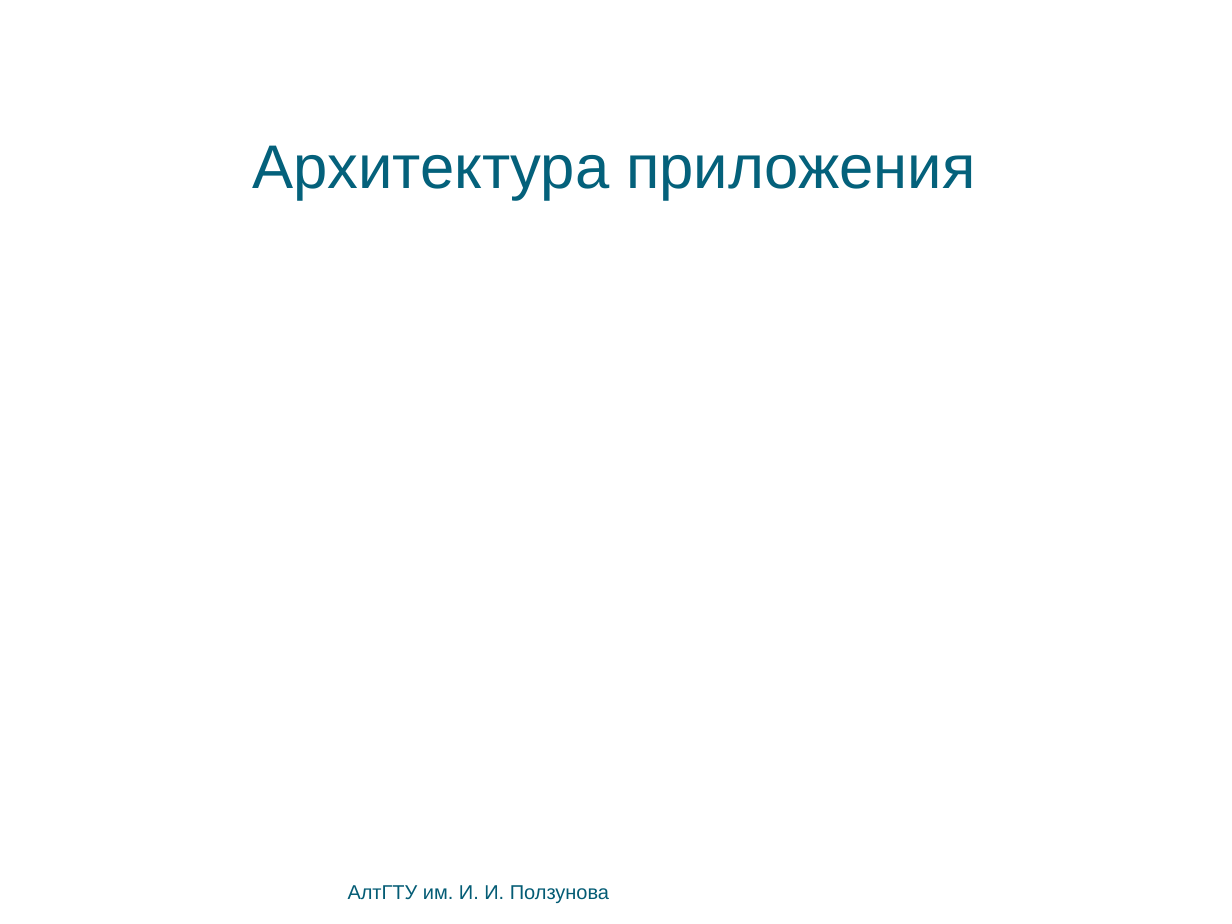
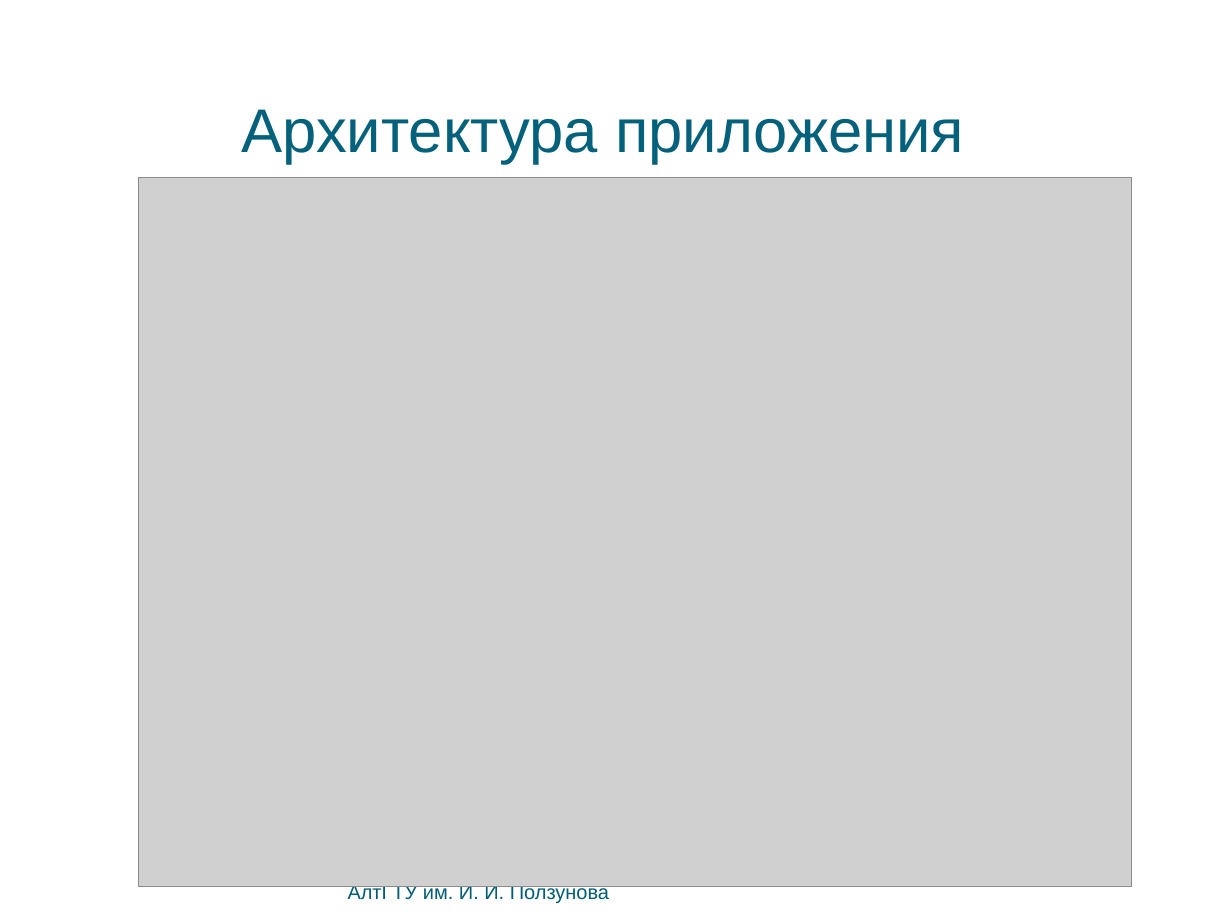
Before and after one commit to bluerain/snoopy, a slide deck: slide 7 of diploma/trunk/ppt/starovoitov.ppt. Drawn at 1232x924 pixels with LibreOffice and Linux fonts; fonts in the diff are those of the drawing; grey boxes stand for pictures; background and template pictures are left out. Boxes give left, top, right and bottom in pixels: in the first picture for what was removed or moved away, otherwise in the second. Text is boxed around its words. In the diff, an @@ line names an element or a change of style, - is before the commit and + after.

```diff
--- a/diploma/trunk/ppt/starovoitov.ppt
+++ b/diploma/trunk/ppt/starovoitov.ppt
@@ text "Архитектура приложения" moved from (x1=253, y1=145, x2=975, y2=199) to (x1=242, y1=109, x2=964, y2=164) @@
@@ picture added at (x1=139, y1=177, x2=1131, y2=887) @@
```
Also in this commit, not shown: 5 other slides changed, 3 other files.
